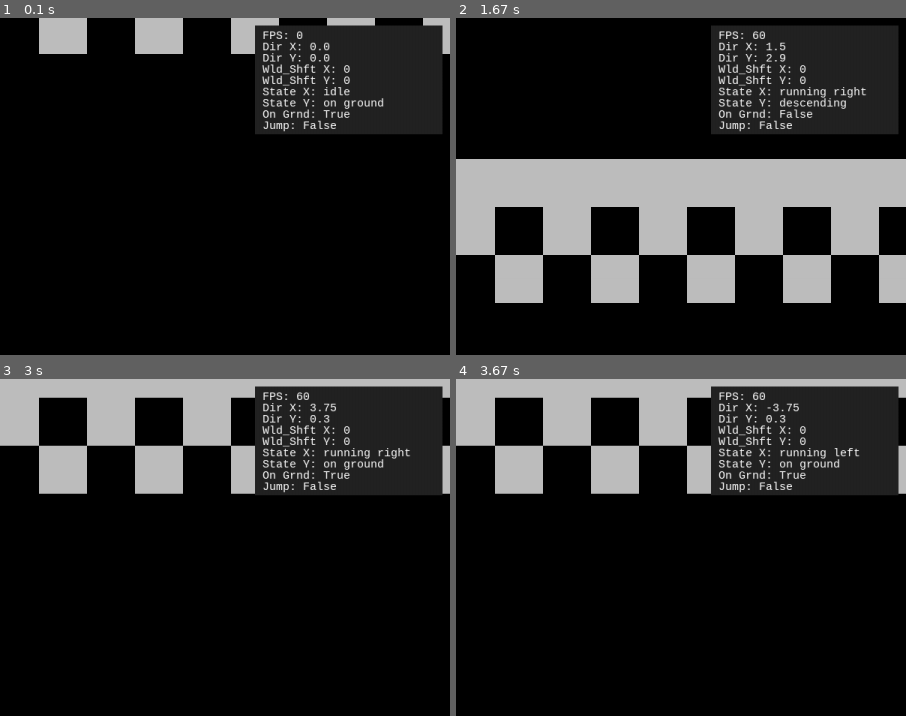
Above: before the commit, frames 1-4 (two rows, left to right).
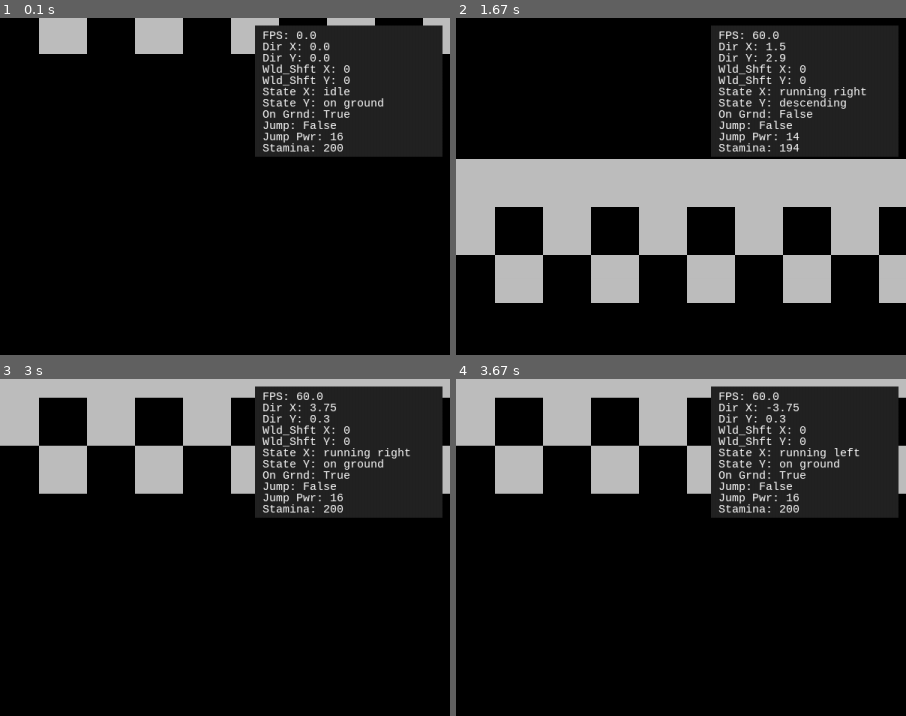
Above: after the commit, the same moments.

Repository: Ossifier/PygamePlatformerEngine
Game: pygame game, started from main.py
Same seed, same stepped clock (60 frames per second), same inputs: the game is played once before the commit and once after it.
Inputs:
- Up to frame 1 (0.1 s): no input
- Up to frame 2 (1.67 s): tap Space at 0.33 s; hold Right 0.67-1.13 s; hold Right 1.17-1.63 s
- Up to frame 3 (3 s): hold Left 1.67-2.2 s; hold Left 2.23-2.63 s; hold Right from 2.67 s (still down)
- Up to frame 4 (3.67 s): release Right at 3.3 s; hold Left from 3.33 s (still down)
The pictures show only the part of the screen within x 50-100%, y 0-50%; the shares and areas given below are measured in that part.

The runs differ from the first frame. In frame 1, 2.8% of the frame differs, in the area x 56-99%, y 3-42%; in frame 2, 2.8%; in frame 3, 2.8%; in frame 4, 2.8%.

Commit message:
Added Fields, removed prints
Added fields to debug menu.

Diff:
--- a/level.py
+++ b/level.py
@@ -58,7 +58,7 @@
         WHITE = (255, 255, 255)
         DK_GREY = (35, 35, 35)
 
-        fps = font.render(f'FPS: {round(self.fps)}', True, WHITE)
+        fps = font.render(f'FPS: {round(self.fps, 3)}', True, WHITE)
         dir_x = font.render(f'Dir X: {round(player.direction.x, 3)}', True, WHITE)
         dir_y = font.render(f'Dir Y: {round(player.direction.y, 3)}', True, WHITE)
         w_shft_x = font.render(f'Wld_Shft X: {round(self.player_camera.world_shift_x, 3)}', True, WHITE)
@@ -67,8 +67,12 @@
         state_y = font.render(f'State Y: {player.player_state_y}', True, WHITE)
         on_grnd = font.render(f'On Grnd: {player.on_ground}', True, WHITE)
         jump = font.render(f'Jump: {player.jumping}', True, WHITE)
+        jump_pwr = font.render(f'Jump Pwr: {player.current_jump_power}', True, WHITE)
+        stam = font.render(f'Stamina: {player.stamina}', True, WHITE)
 
-        pygame.draw.rect(self.display_surface, DK_GREY, (940, 10, 250, 145))
+
+
+        pygame.draw.rect(self.display_surface, DK_GREY, (940, 10, 250, 175))
         self.display_surface.blit(fps, (950, 15))
         self.display_surface.blit(dir_x, (950, 30))
         self.display_surface.blit(dir_y, (950, 45))
@@ -78,6 +82,8 @@
         self.display_surface.blit(state_y, (950, 105))
         self.display_surface.blit(on_grnd, (950, 120))
         self.display_surface.blit(jump, (950, 135))
+        self.display_surface.blit(jump_pwr, (950, 150))
+        self.display_surface.blit(stam, (950, 165))
 
     def horizontal_movement_collision(self):
         """NOTES: This function controls horizontal collision with objects. If a collision is detected, the player
@@ -93,32 +99,12 @@
         for sprite in self.tiles.sprites():
             if sprite.rect.colliderect(player.rect):
 
-                if self.player_camera.world_shift_y != 0:
-
-                    print(f'Horizontal Collision Left:\n'
-                          f'Player Direction X/Y: {player.direction}\n'
-                          f'Camera Scroll X/Y: {self.player_camera.world_shift_x, self.player_camera.world_shift_y}\n'
-                          f'L/R Calc Val: {abs(player.rect.left - sprite.rect.right), abs(player.rect.right - sprite.rect.left)}\n'
-                          f'Player State X: {player.player_state_x}\n')
-
                 sprite.image.fill('orange')     # For collision type testing purposes. Can be commented out.
                 if abs(player.rect.left - sprite.rect.right) < abs(player.rect.right - sprite.rect.left):
-                    # print(f'Horizontal Collision Left:\n'
-                    #       f'Player Direction X/Y: {player.direction}\n'
-                    #       f'Camera Scroll X/Y: {self.player_camera.world_shift_x, self.player_camera.world_shift_y}\n'
-                    #       f'L/R Calc Val: {abs(player.rect.left - sprite.rect.right), abs(player.rect.right - sprite.rect.left)}\n'
-                    #       f'Player State X: {player.player_state_x}')
-                    # Left Collision #
                     player.rect.left = sprite.rect.right
                     player.direction.x = 0
                     player.player_state_x = 'colliding left'
                 else:
-                    # print(f'Horizontal Collision Right:\n'
-                    #       f'Player Direction X/Y: {player.direction}\n'
-                    #       f'Camera Scroll X/Y: {self.player_camera.world_shift_x, self.player_camera.world_shift_y}\n'
-                    #       f'L/R Calc Val: {abs(player.rect.left - sprite.rect.right), abs(player.rect.right - sprite.rect.left)}\n'
-                    #       f'Player State X: {player.player_state_x}')
-                    # Right Collision #
                     player.rect.right = sprite.rect.left
                     player.direction.x = 0
                     player.player_state_x = 'colliding right'
@@ -131,13 +117,6 @@
 
         for sprite in self.tiles.sprites():
             if sprite.rect.colliderect(player.rect):
-
-                print(f'Vertical Collision Left:\n'
-                          f'Player Direction X/Y: {player.direction}\n'
-                          f'Camera Scroll X/Y: {self.player_camera.world_shift_x, self.player_camera.world_shift_y}\n'
-                          f'L/R Calc Val: {abs(player.rect.left - sprite.rect.right), abs(player.rect.right - sprite.rect.left)}\n'
-                          f'Player State X: {player.player_state_x}\n')
-
                 sprite.image.fill('purple')                     # For testing purposes. Can be commented out.
                 if player.direction.y > 0:
                     # Floor Collision #
@@ -147,12 +126,6 @@
                     player.direction.y = 0
                     player.on_ground = True
                 if player.direction.y < 0:
-                    # print(f'Ceiling Collision:\n'
-                    #       f'Player Direction X/Y: {player.direction}\n'
-                    #       f'Camera Scroll X/Y: {self.player_camera.world_shift_x, self.player_camera.world_shift_y}\n'
-                    #       f'L/R Calc Val: {abs(player.rect.left - sprite.rect.right), abs(player.rect.right - sprite.rect.left)}\n'
-                    #       f'Player State X: {player.player_state_x}')
-                    # Ceiling Collision #
                     player.rect.top = sprite.rect.bottom
                     if self.player_camera.world_shift_y != 0:    # Corrects ceiling collision bugs at scroll borders.
                         self.player_camera.world_shift_y = 0
